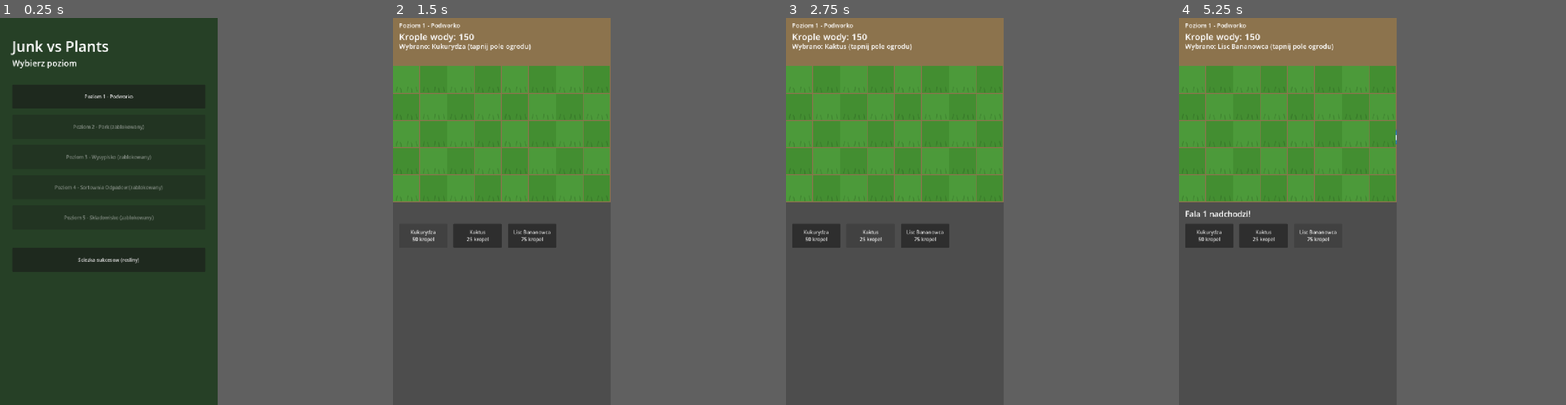
Above: before the commit, frames 1-4 (left to right).
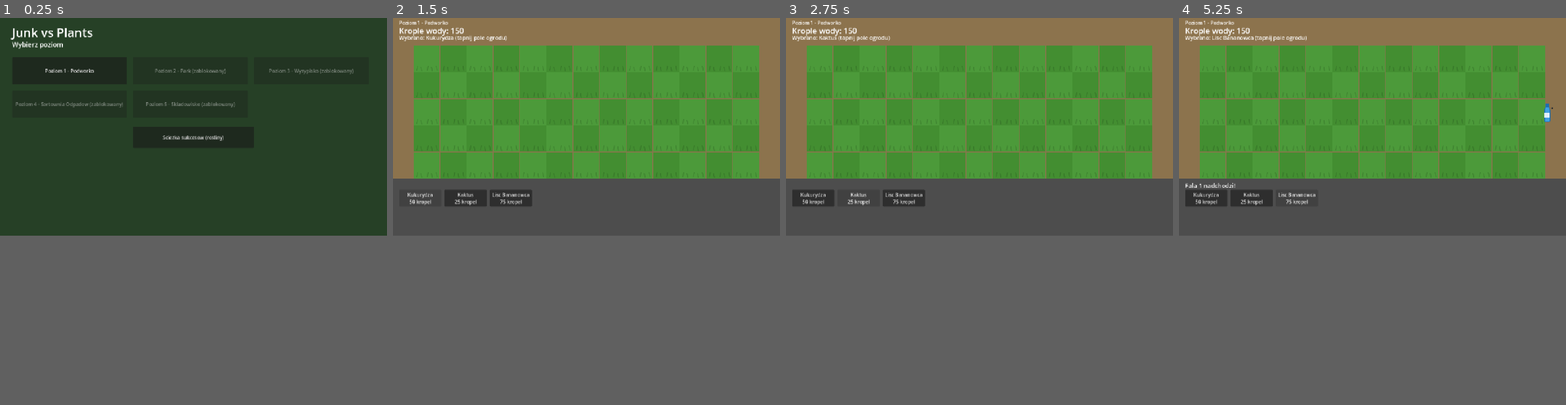
Above: after the commit, the same moments.

Repository: JeanPaulSzefler/education-games
Game: Godot game, scene res://scenes/LevelSelect.tscn
Two runs of this game, one before a commit and one after it. Both use one fixed random seed, a clock stepped at 60 frames per second and the inputs below.
Inputs:
- Up to frame 1 (0.25 s): no input
- Up to frame 2 (1.5 s): click "Poziom 1 - Podworko" at 0.5 s; click "Kukurydza 50 kropel" at 1.25 s
- Up to frame 3 (2.75 s): click "Kaktus 25 kropel" at 2 s
- Up to frame 4 (5.25 s): click "Lisc Bananowca 75 kropel" at 2.75 s; click "Kukurydza 50 kropel" at 3.5 s; click "Kaktus 25 kropel" at 4.25 s; click "Lisc Bananowca 75 kropel" at 5 s
In our replay, the window is 450x800 before the commit and 800x450 after it. These sizes can differ from the game's own. Grey fills any space a smaller window leaves; there, only what the larger window draws over its background counts as a difference.

The runs differ from the first frame. In frame 1, 2.0% of the frame differs, in the area x 2-92%, y 2-64%; in frame 2, 30%; in frame 3, 30%; in frame 4, 30%, in the area x 0-100%, y 0-60%.

Commit message:
Switch to landscape orientation with a wider garden grid
Co-Authored-By: Claude Sonnet 5 <noreply@anthropic.com>

Diff:
--- a/junk-vs-plants/project.godot
+++ b/junk-vs-plants/project.godot
@@ -25,10 +25,10 @@
 
 [display]
 
-window/size/viewport_width=720
-window/size/viewport_height=1280
+window/size/viewport_width=1280
+window/size/viewport_height=720
 window/stretch/mode="canvas_items"
-window/handheld/orientation="portrait"
+window/handheld/orientation="landscape"
 
 [rendering]
 
--- a/junk-vs-plants/scripts/level_select.gd
+++ b/junk-vs-plants/scripts/level_select.gd
@@ -1,4 +1,11 @@
 extends Control
+
+const VIEWPORT_WIDTH := 1280
+const VIEWPORT_HEIGHT := 720
+const COLS_PER_ROW := 3
+const BTN_SIZE := Vector2(380, 90)
+const BTN_GAP := Vector2(20, 20)
+const GRID_START := Vector2(40, 130)
 
 const LEVEL_NAMES := [
 	"Poziom 1 - Podworko", "Poziom 2 - Park", "Poziom 3 - Wysypisko",
@@ -9,35 +16,42 @@
 	var bg := ColorRect.new()
 	bg.color = Color(0.15, 0.25, 0.15)
 	bg.position = Vector2(0, 0)
-	bg.size = Vector2(720, 1280)
+	bg.size = Vector2(VIEWPORT_WIDTH, VIEWPORT_HEIGHT)
 	add_child(bg)
 
 	var title := Label.new()
 	title.text = "Junk vs Plants"
-	title.position = Vector2(40, 60)
-	title.add_theme_font_size_override("font_size", 48)
+	title.position = Vector2(40, 20)
+	title.add_theme_font_size_override("font_size", 40)
 	add_child(title)
 
 	var subtitle := Label.new()
 	subtitle.text = "Wybierz poziom"
-	subtitle.position = Vector2(40, 130)
-	subtitle.add_theme_font_size_override("font_size", 28)
+	subtitle.position = Vector2(40, 72)
+	subtitle.add_theme_font_size_override("font_size", 22)
 	add_child(subtitle)
 
 	for i in range(GameState.LEVEL_COUNT):
 		var unlocked: bool = GameState.unlocked_levels[i]
+		var col := i % COLS_PER_ROW
+		var row := int(i / float(COLS_PER_ROW))
 		var btn := Button.new()
 		btn.text = LEVEL_NAMES[i] if unlocked else "%s (zablokowany)" % LEVEL_NAMES[i]
-		btn.position = Vector2(40, 220 + i * 100)
-		btn.size = Vector2(640, 80)
+		btn.position = GRID_START + Vector2(col * (BTN_SIZE.x + BTN_GAP.x), row * (BTN_SIZE.y + BTN_GAP.y))
+		btn.size = BTN_SIZE
 		btn.disabled = not unlocked
 		btn.pressed.connect(_on_level_pressed.bind(i))
 		add_child(btn)
 
+	var rows_used := ceili(GameState.LEVEL_COUNT / float(COLS_PER_ROW))
+	var path_btn_size := Vector2(400, 70)
 	var path_btn := Button.new()
 	path_btn.text = "Sciezka sukcesow (rosliny)"
-	path_btn.position = Vector2(40, 220 + GameState.LEVEL_COUNT * 100 + 40)
-	path_btn.size = Vector2(640, 80)
+	path_btn.position = Vector2(
+		(VIEWPORT_WIDTH - path_btn_size.x) / 2,
+		GRID_START.y + rows_used * (BTN_SIZE.y + BTN_GAP.y) + 10,
+	)
+	path_btn.size = path_btn_size
 	path_btn.pressed.connect(_on_progress_path_pressed)
 	add_child(path_btn)
 
--- a/junk-vs-plants/scripts/main.gd
+++ b/junk-vs-plants/scripts/main.gd
@@ -1,11 +1,15 @@
 extends Node2D
 
+# --- Viewport (landscape) ---
+const VIEWPORT_WIDTH := 1280
+const VIEWPORT_HEIGHT := 720
+
 # --- Grid layout ---
-const COLS := 8
+const COLS := 13
 const ROWS := 5
-const CELL := 90
-const GRID_LEFT := 0
-const GRID_TOP := 160
+const CELL := 88
+const GRID_LEFT := 68
+const GRID_TOP := 92
 
 # --- Enemy types (mix of junk). bite_interval/bite_dmg = jak czesto i ile
 # szkodnik "odgryza" z rosliny, ktora go blokuje. ---
@@ -148,7 +152,7 @@
 	var bg := ColorRect.new()
 	bg.color = Color(0.55, 0.45, 0.3)
 	bg.position = Vector2(0, 0)
-	bg.size = Vector2(COLS * CELL, GRID_TOP + ROWS * CELL)
+	bg.size = Vector2(VIEWPORT_WIDTH, GRID_TOP + ROWS * CELL)
 	add_child(bg)
 
 func _build_grid_visual() -> void:
@@ -176,35 +180,35 @@
 func _build_hud() -> void:
 	var level_title := Label.new()
 	level_title.text = LEVELS[GameState.current_level_index]["name"]
-	level_title.position = Vector2(20, 10)
-	level_title.add_theme_font_size_override("font_size", 20)
+	level_title.position = Vector2(20, 4)
+	level_title.add_theme_font_size_override("font_size", 16)
 	add_child(level_title)
 
 	water_label = Label.new()
-	water_label.position = Vector2(20, 40)
-	water_label.add_theme_font_size_override("font_size", 30)
+	water_label.position = Vector2(20, 24)
+	water_label.add_theme_font_size_override("font_size", 26)
 	add_child(water_label)
 
 	wave_label = Label.new()
-	wave_label.position = Vector2(20, 78)
-	wave_label.add_theme_font_size_override("font_size", 22)
+	wave_label.position = Vector2(20, 52)
+	wave_label.add_theme_font_size_override("font_size", 18)
 	add_child(wave_label)
 
 	message_label = Label.new()
-	message_label.position = Vector2(20, GRID_TOP + ROWS * CELL + 20)
-	message_label.add_theme_font_size_override("font_size", 26)
+	message_label.position = Vector2(20, GRID_TOP + ROWS * CELL + 8)
+	message_label.add_theme_font_size_override("font_size", 20)
 	add_child(message_label)
 
 	_update_hud()
 
 func _build_plant_bar() -> void:
-	var bar_y := GRID_TOP + ROWS * CELL + 70
+	var bar_y := GRID_TOP + ROWS * CELL + 36
 	for i in range(PLANT_TYPES.size()):
 		var pt = PLANT_TYPES[i]
 		var btn := Button.new()
 		btn.text = "%s\n%d kropel" % [pt["name"], pt["cost"]]
-		btn.position = Vector2(20 + i * 180, bar_y)
-		btn.size = Vector2(160, 80)
+		btn.position = Vector2(20 + i * 150, bar_y)
+		btn.size = Vector2(140, 56)
 		btn.pressed.connect(_on_plant_button_pressed.bind(i))
 		add_child(btn)
 		plant_buttons.append(btn)
@@ -308,7 +312,7 @@
 func _spawn_enemy(type_idx: int, row: int) -> void:
 	var et = ENEMY_TYPES[type_idx]
 	var node := _make_sprite(et["texture"], CELL - 16)
-	var x := float(COLS * CELL)
+	var x := float(GRID_LEFT + COLS * CELL)
 	node.position = Vector2(x, GRID_TOP + row * CELL + 8)
 	add_child(node)
 	var bar := _add_health_bar(node, CELL - 16)
@@ -364,7 +368,7 @@
 			hit_enemy["hp"] -= proj["dmg"]
 			_flash_health_bar(hit_enemy)
 			to_remove.append(proj)
-		elif proj["x"] > COLS * CELL:
+		elif proj["x"] > GRID_LEFT + COLS * CELL:
 			to_remove.append(proj)
 	for proj in to_remove:
 		proj["node"].queue_free()
@@ -524,17 +528,17 @@
 	_show_end_buttons()
 
 func _show_end_buttons() -> void:
-	var y := GRID_TOP + ROWS * CELL + 160
+	var y := GRID_TOP + ROWS * CELL + 100
 	var retry_btn := Button.new()
 	retry_btn.text = "Zagraj ponownie"
 	retry_btn.position = Vector2(20, y)
-	retry_btn.size = Vector2(300, 70)
+	retry_btn.size = Vector2(250, 56)
 	retry_btn.pressed.connect(func(): get_tree().reload_current_scene())
 	add_child(retry_btn)
 
 	var select_btn := Button.new()
 	select_btn.text = "Wybierz poziom"
-	select_btn.position = Vector2(340, y)
-	select_btn.size = Vector2(300, 70)
+	select_btn.position = Vector2(290, y)
+	select_btn.size = Vector2(250, 56)
 	select_btn.pressed.connect(func(): get_tree().change_scene_to_file("res://scenes/LevelSelect.tscn"))
 	add_child(select_btn)
--- a/junk-vs-plants/scripts/progress_path.gd
+++ b/junk-vs-plants/scripts/progress_path.gd
@@ -1,13 +1,15 @@
 extends Control
 
-const COLS := 4
+const VIEWPORT_WIDTH := 1280
+const VIEWPORT_HEIGHT := 720
+const COLS := 6
 const CELL := 140
 
 func _ready() -> void:
 	var bg := ColorRect.new()
 	bg.color = Color(0.15, 0.25, 0.15)
 	bg.position = Vector2(0, 0)
-	bg.size = Vector2(720, 1280)
+	bg.size = Vector2(VIEWPORT_WIDTH, VIEWPORT_HEIGHT)
 	add_child(bg)
 
 	var title := Label.new()
@@ -23,7 +25,7 @@
 	add_child(hint)
 
 	var start_x := 40
-	var start_y := 180
+	var start_y := 160
 	var index := 0
 
 	for plant in PlantData.TYPES:
@@ -38,8 +40,8 @@
 
 	var back_btn := Button.new()
 	back_btn.text = "Wroc"
-	back_btn.position = Vector2(40, 1180)
-	back_btn.size = Vector2(200, 70)
+	back_btn.position = Vector2(40, 620)
+	back_btn.size = Vector2(200, 60)
 	back_btn.pressed.connect(_on_back_pressed)
 	add_child(back_btn)
 
Not shown, changed: junk-vs-plants/README.md
